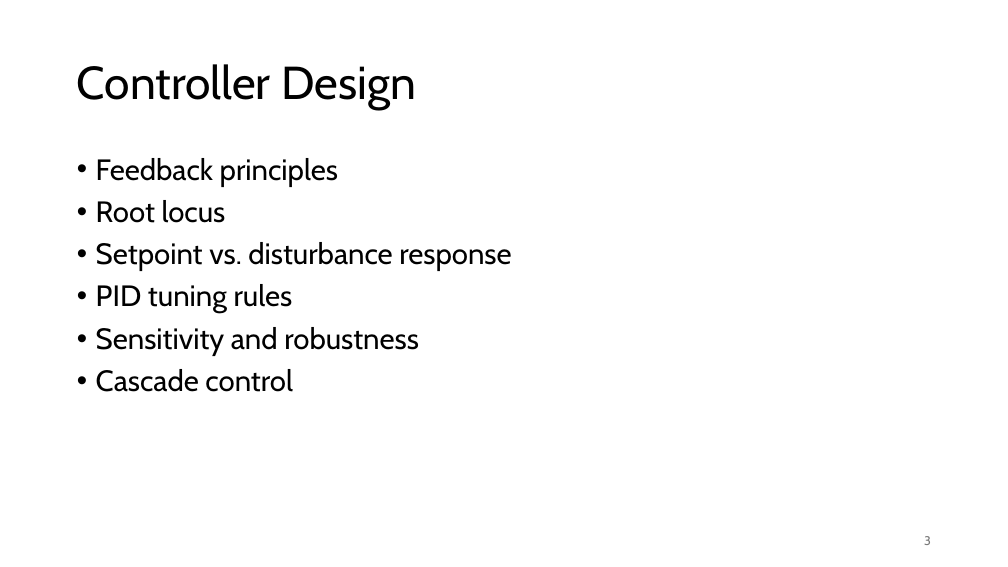
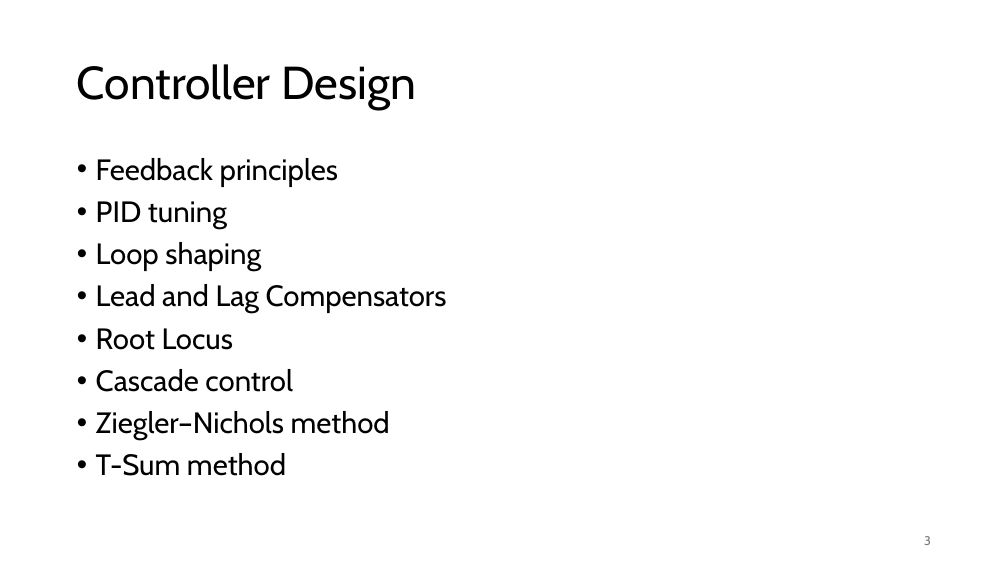
Before and after one commit to FelixWick/control_engineering, a slide deck: slide 3 of slides/5_controller_design.pptx. Drawn at 1008x567 pixels with LibreOffice and Linux fonts; fonts in the diff are those of the drawing. Boxes give left, top, right and bottom in pixels: in the first picture for what was removed or moved away, otherwise in the second. Text is boxed around its words. In the diff, an @@ line names an element or a change of style, - is before the commit and + after.

Commit message:
controller design continued

```diff
--- a/slides/5_controller_design.pptx
+++ b/slides/5_controller_design.pptx
@@ text at (x1=96, y1=201, x2=447, y2=350): text changed @@
-• Root locus
-• Setpoint vs. disturbance response
-• PID tuning rules
-• Sensitivity and robustness
+• PID tuning
+• Loop shaping
+• Lead and Lag Compensators
+• Root Locus
@@ text at (x1=96, y1=411, x2=390, y2=476): paragraphs added @@
+• Ziegler–Nichols method
+• T-Sum method
```
Also in this commit, not shown: 12 other slides changed, 9 slides added, 4 other files.
